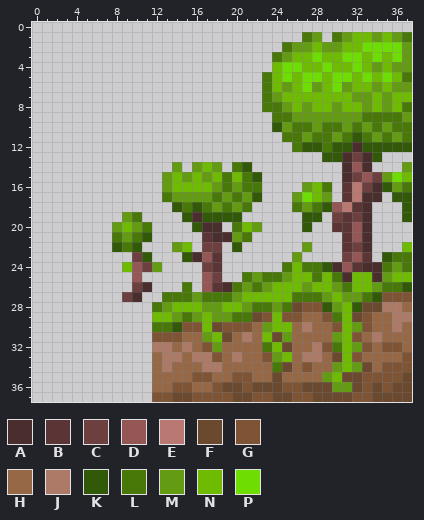
Pixel-art sprite: Assets/WorldPreviews/NotTheBees/Large.png. The picture above was drawn from the file before the commit.
The file is 76x76 pixels, drawn in blocks of 2x2; one block is one cell here.
Palette (. is transparent): A #4a2d2d  B #5b3535  C #6d3f3e  D #945755  E #b97872  F #6b492f  G #7e5435  H #966846  J #ac7a66  K #325907  L #487908  M #639c12  N #6ebb01  P #6edd01
Pixels before, first column x 8:
 1 ...................LM.LMNNMNML
 2 .................LMMNMMNNPPPPM
 3 ................LMNNPNNPPNPNPM
 4 ................NPPNNPNNPNMNMM
 5 ...............LNPNPPNPPNPNPNL
 6 ...............LNMNPMNPMNNMNMM
 7 ...............LMNNNNNNNMMNMNN
 8 ...............LLMNMNNMNNMNMNL
 9 ................LLMMMMMMMLLLLM
10 ................KMLLMLLMLMLMLL
11 .................LLMLLMLKLMLML
12 ..................LKKLKKAKKKKK
13 .....................KKACAK...
14 ......M.MNM.LK.........ADA...M
15 .....MNMNMNLNLK........ACDCMPN
16 .....MNNNNMLMLL....MNL.BECAKML
17 .....LMMMMLMLMK...MPNM.BEAA.KK
18 ......KLKLMLML....LMLKDEBA...K
19 .ML....KAKKKK......KK.CBCA...K
20 MNML....KAA.LNM....K..BBDA....
21 LMLK.....BAAML.........BDA....
22 KLK...MN.CC.K......M...BCA...N
23 ..CK...KADB.......M....CDB.KLL
24 .NDCM....CB......LNLLKADBAALML
25 ..D......DC..LMLLMNNLNLANNAMNN
26 ..CA...L.DBALMLMNNNMNNMLNNMLLK
27 .CA..LLLMLLLMNNNNNLLLMNMMLKGGG
28 ....LMNNNMMNNMLLMLFGGKMNKFFJJH
29 ....NNMLMNMMLLFGNGGHHGLNFGHHJJ
30 ....LLKGGNFGGGHMNNHJHHGNMGHHJH
31 ....GGGHHMNFHJHNFMHHHHMNGHJHHH
32 ....JJHJHGMHHHHLNFHHJGLNMGHGGH
33 ....HJJHJJGHJHHGMNHJJHFNGHHHHG
34 ....HJHHHJJHHHHHLFHGHHMNMFHGGG
35 ....HHHHGGHHGGHHFHHHHMNFFGGGGF
36 ....HHGGHHGFFGFFFGGFFFMMFGFGFF
37 ....GGFFGGGGFFGGFFGGFFFFGGFFFF
The result:
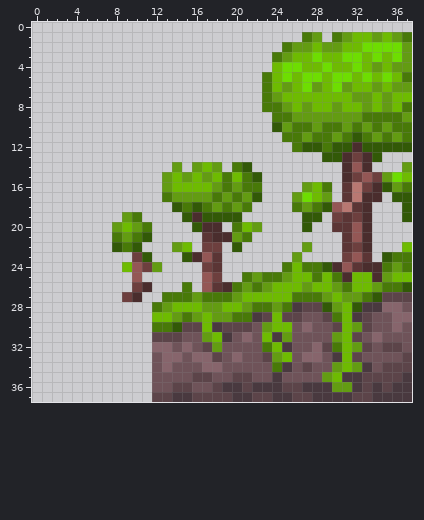
From old to new:
{"colour":"F","old":"#6b492f","new":"#49393f"}
{"colour":"G","old":"#7e5435","new":"#5c4449"}
{"colour":"H","old":"#966846","new":"#6f5359"}
{"colour":"J","old":"#ac7a66","new":"#87656c"}
{"label":"changed","picture_box":[152,292,412,402]}
